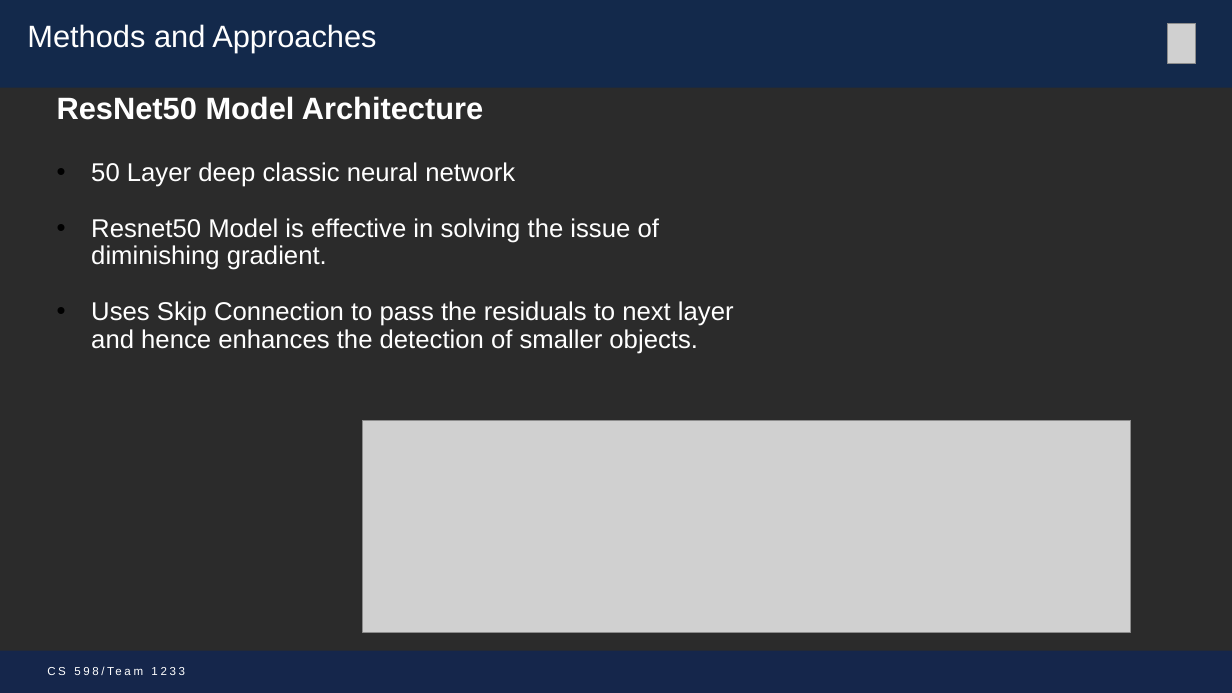
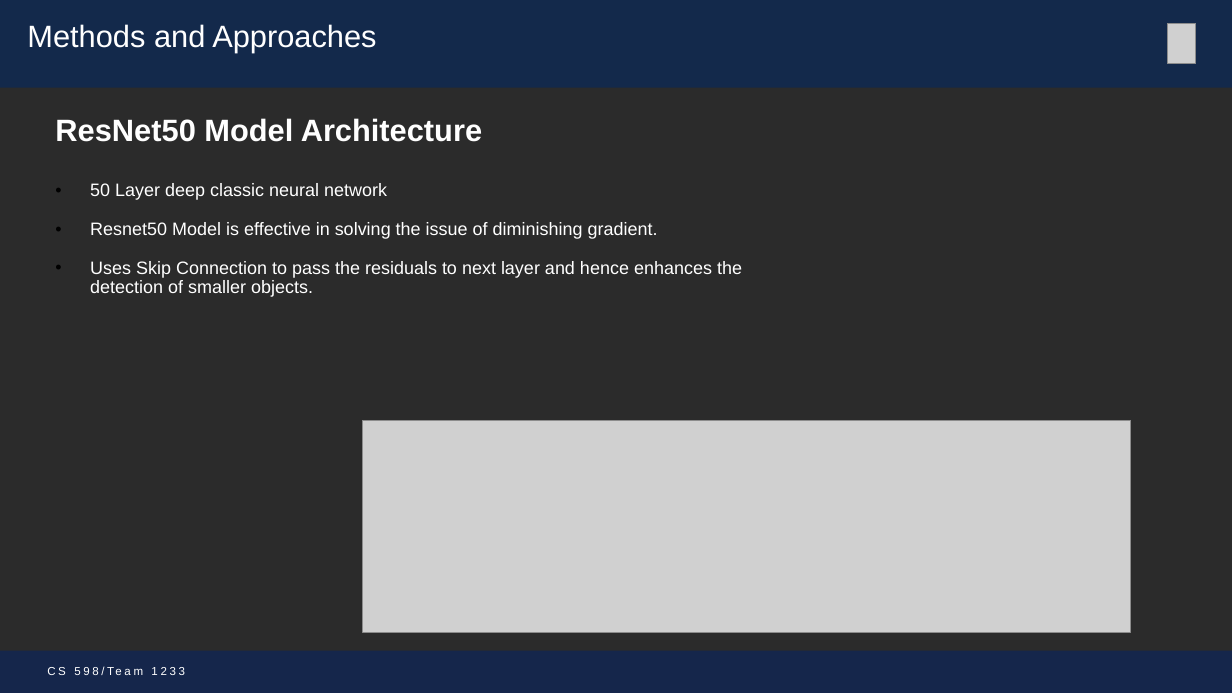
Before and after one commit to mohitbhadauria10/DL-Project, a slide deck: slide 8 of Presentation_Team_1233 _mike.pptx. Drawn at 1232x693 pixels with LibreOffice and Linux fonts; fonts in the diff are those of the drawing; grey boxes stand for pictures; background and template pictures are left out; a plain dark background stands for a picture behind light text. Boxes give left, top, right and bottom in pixels: in the first picture for what was removed or moved away, otherwise in the second. Text is boxed around its words. In the diff, an @@ line names an element or a change of style, - is before the commit and + after.

```diff
--- a/Presentation_Team_1233 _mike.pptx
+++ b/Presentation_Team_1233 _mike.pptx
@@ text "ResNet50 Model Architecture": place and size @@
-text "ResNet50 Model Architecture" at (91, 162, 734, 354)
+text "ResNet50 Model Architecture" at (55, 118, 742, 297)
@@ text at (90, 183, 742, 297): size 20 to 14 pt in "50 Layer deep classic neural network", "Resnet50 Model is effective in solving the ...", "Uses Skip Connection to pass the residuals ..." @@
```
Also in this commit, not shown: 5 other slides changed, 1 slide added, 3 other files.
